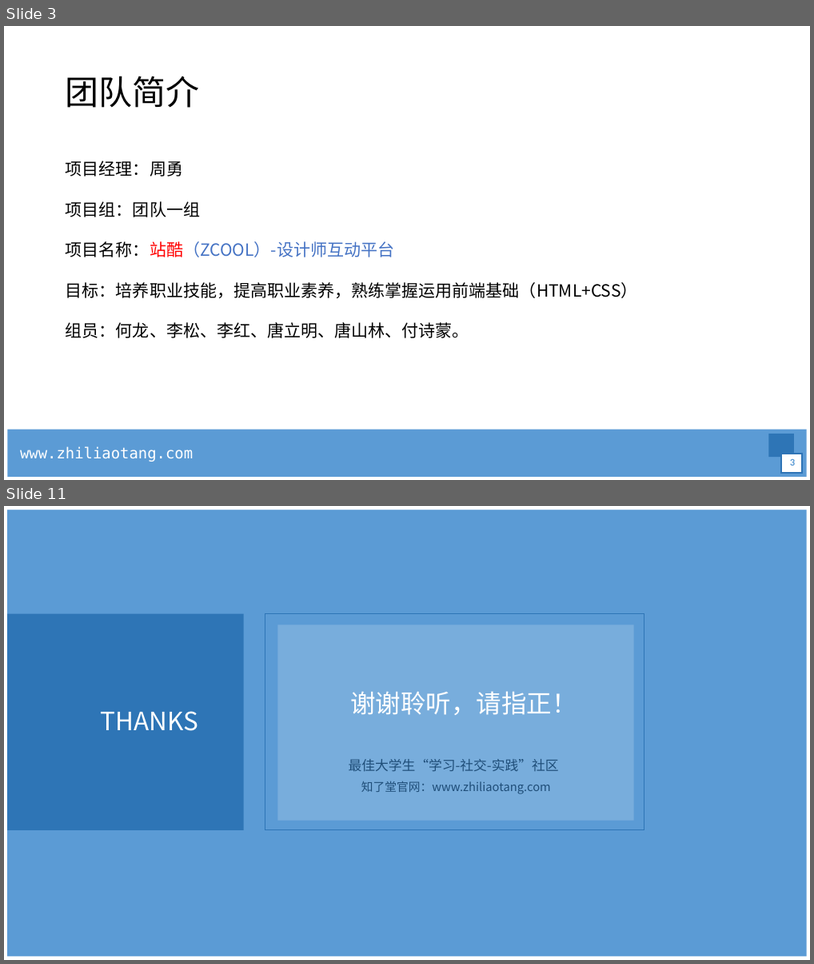
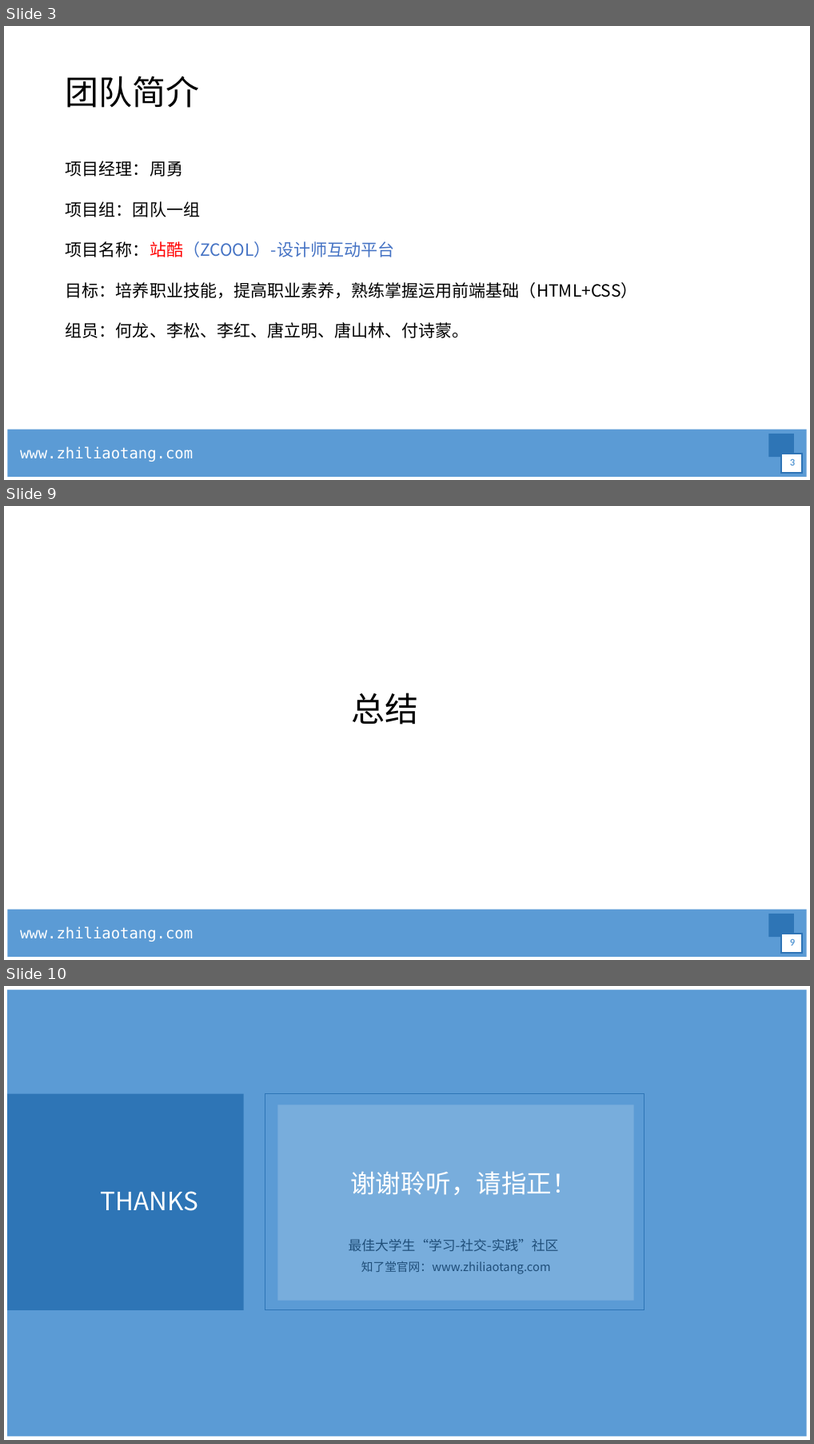
Before and after one commit to 6luckysong6/zhanku, a slide deck: 项目考核.pptx. Shown one above the other, each under a label of ours: slides 3 and 11 before the commit, slides 3, 9 and 10 after it; the slides between them are not shown. The pictures are 814x964 and 814x1444 pixels, drawn with LibreOffice and Linux fonts; fonts in the diff are those of the drawing; background and template pictures are left out. Boxes give left, top, right and bottom in pixels: in the first picture for what was removed or moved away, otherwise in the second. Text is boxed around its words. In the diff, an @@ line names an element or a change of style, - is before the commit and + after.

```diff
--- a/项目考核.pptx
+++ b/项目考核.pptx
@@ slide 9 added at <box>4,506,810,960</box>, background #FFFFFF; not listed: 4 template elements that a slide beside it also shows @@
@@ title added at <box>352,692,419,724</box>, 40 pt, text #000000 @@
+总结
@@ page number added at <box>790,939,795,945</box>, 12 pt, text #5B9BD5, bold @@
+9
@@ what was slide 11 is now slide 10 @@
```
Also in this commit, not shown: 5 slides changed, 2 slides removed, 2 other files.
